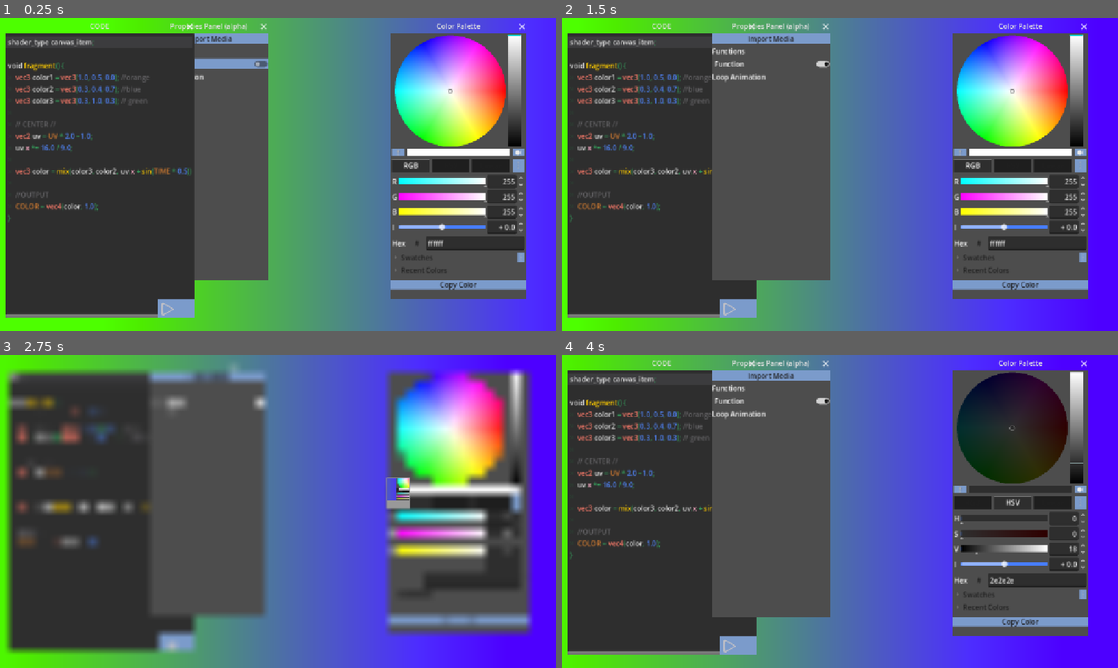
Above: before the commit, frames 1-4 (two rows, left to right).
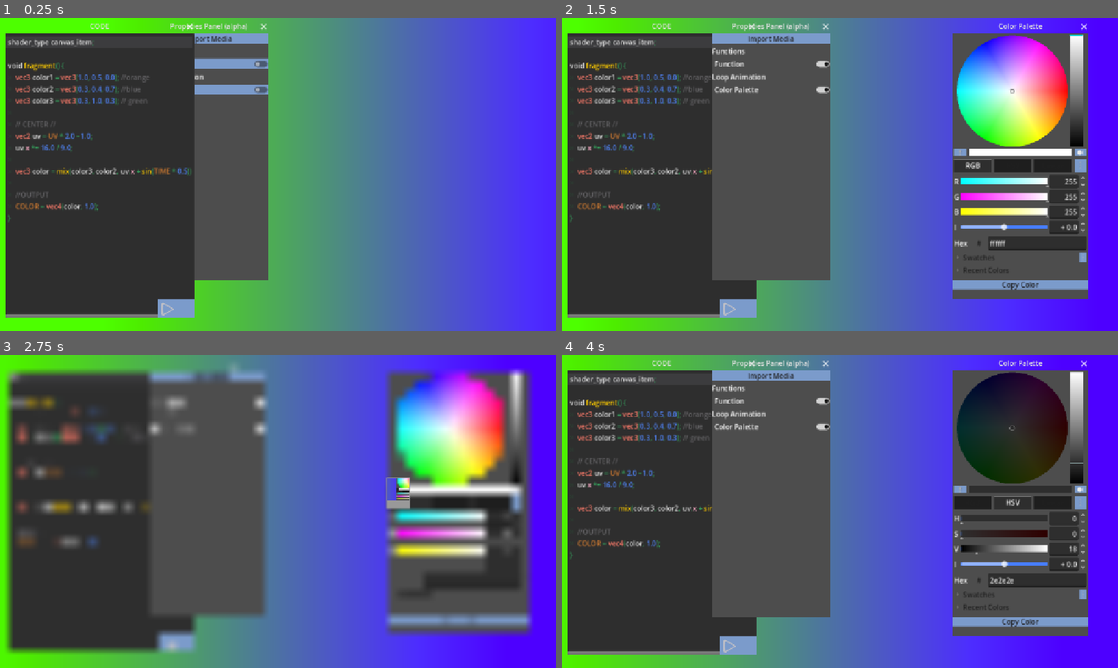
Above: after the commit, the same moments.

Repository: Juju-brz/GDVJ-2
Game: Godot game, scene res://scenes/main.tscn
Same seed, same stepped clock (60 frames per second), same inputs: the game is played once before the commit and once after it. The engine's default icon, where the game draws it, is replaced by a stand-in: a white triangle on a blue panel in a dark square.
Inputs (mouse positions are in pixels of both pictures, inside the frame that each line leads up to):
- Up to frame 1 (0.25 s): no input
- Up to frame 2 (1.5 s): click "Function" at 0.5 s; click (773, 89) at 1.25 s, where only the run after the commit has a clickable "Color Palette"
- Up to frame 3 (2.75 s): click (400, 489) at 2 s
- Up to frame 4 (4 s): click "RGB" at 2.75 s; click "HSV" at 3.5 s

The runs differ from the first frame. In frame 1, 21% of the frame differs, in the area x 35-95%, y 1-90%; in frame 2, 0.1%; in frame 3, 0.2%; in frame 4, 0.1%.

Commit message:
few updates

Diff:
--- a/scenes/main.tscn
+++ b/scenes/main.tscn
@@ -5,6 +5,7 @@
 [ext_resource type="Shader" uid="uid://b0jcj53b5croi" path="res://shaders/mainShader.gdshader" id="3_tefeu"]
 [ext_resource type="Script" uid="uid://d2ht8jdigqi78" path="res://scripts/media_import.gd" id="4_o6xl0"]
 [ext_resource type="Theme" uid="uid://bw2i1kpeccik" path="res://Themes/juju.tres" id="4_tefeu"]
+[ext_resource type="Script" uid="uid://bllo8srcd4uax" path="res://scripts/ui.gd" id="5_o6xl0"]
 [ext_resource type="Script" uid="uid://n2qolndaj24c" path="res://scripts/color_palette.gd" id="5_tbgi4"]
 
 [sub_resource type="ShaderMaterial" id="ShaderMaterial_ojabb"]
@@ -50,7 +51,7 @@
 filters = PackedStringArray("*png", "*.jpg", "*.jpeg", "*.svg")
 use_native_dialog = true
 
-[node name="UI" type="Control" parent="." unique_id=1981191330]
+[node name="UI" type="Control" parent="." unique_id=1981191330 node_paths=PackedStringArray("color_palette")]
 layout_mode = 3
 anchors_preset = 15
 anchor_right = 1.0
@@ -58,6 +59,8 @@
 grow_horizontal = 2
 grow_vertical = 2
 theme = ExtResource("4_tefeu")
+script = ExtResource("5_o6xl0")
+color_palette = NodePath("Color_Palette/Window")
 
 [node name="Color_Palette" type="Control" parent="UI" unique_id=726714338 node_paths=PackedStringArray("color_picker")]
 layout_mode = 1
@@ -74,6 +77,7 @@
 title = "Color Palette"
 position = Vector2i(899, 36)
 size = Vector2i(313, 611)
+visible = false
 
 [node name="VBoxContainer" type="VBoxContainer" parent="UI/Color_Palette/Window" unique_id=116535653]
 anchors_preset = 15
@@ -139,6 +143,11 @@
 layout_mode = 2
 text = "Loop Animation"
 
+[node name="CheckButton2" type="CheckButton" parent="UI/Propeties_Panel/Window/VBoxContainer" unique_id=1731296238]
+layout_mode = 2
+text = "Color Palette
+"
+
 [node name="CodeLine" parent="UI" unique_id=1876606309 instance=ExtResource("2_tbgi4")]
 layout_mode = 1
 anchors_preset = 15
@@ -149,3 +158,5 @@
 
 [connection signal="pressed" from="UI/Color_Palette/Window/VBoxContainer/Button" to="UI/Color_Palette" method="_on_button_pressed"]
 [connection signal="pressed" from="UI/Propeties_Panel/Window/VBoxContainer/Button" to="CanvasLayer/mediaImport" method="_on_button_pressed"]
+[connection signal="button_down" from="UI/Propeties_Panel/Window/VBoxContainer/CheckButton2" to="UI" method="_on_check_button_2_button_down"]
+[connection signal="button_up" from="UI/Propeties_Panel/Window/VBoxContainer/CheckButton2" to="UI" method="_on_check_button_2_button_up"]
--- /dev/null
+++ b/scripts/ui.gd
@@ -0,0 +1,20 @@
+extends Control
+
+#@export var color_palette : Control
+@export var color_palette : Window
+# Called when the node enters the scene tree for the first time.
+func _ready() -> void:
+	pass # Replace with function body.
+
+
+# Called every frame. 'delta' is the elapsed time since the previous frame.
+func _process(delta: float) -> void:
+	pass
+
+
+func _on_check_button_2_button_down() -> void:
+	color_palette.hide()
+
+
+func _on_check_button_2_button_up() -> void:
+	color_palette.show()
Not shown, added: scripts/ui.gd.uid
